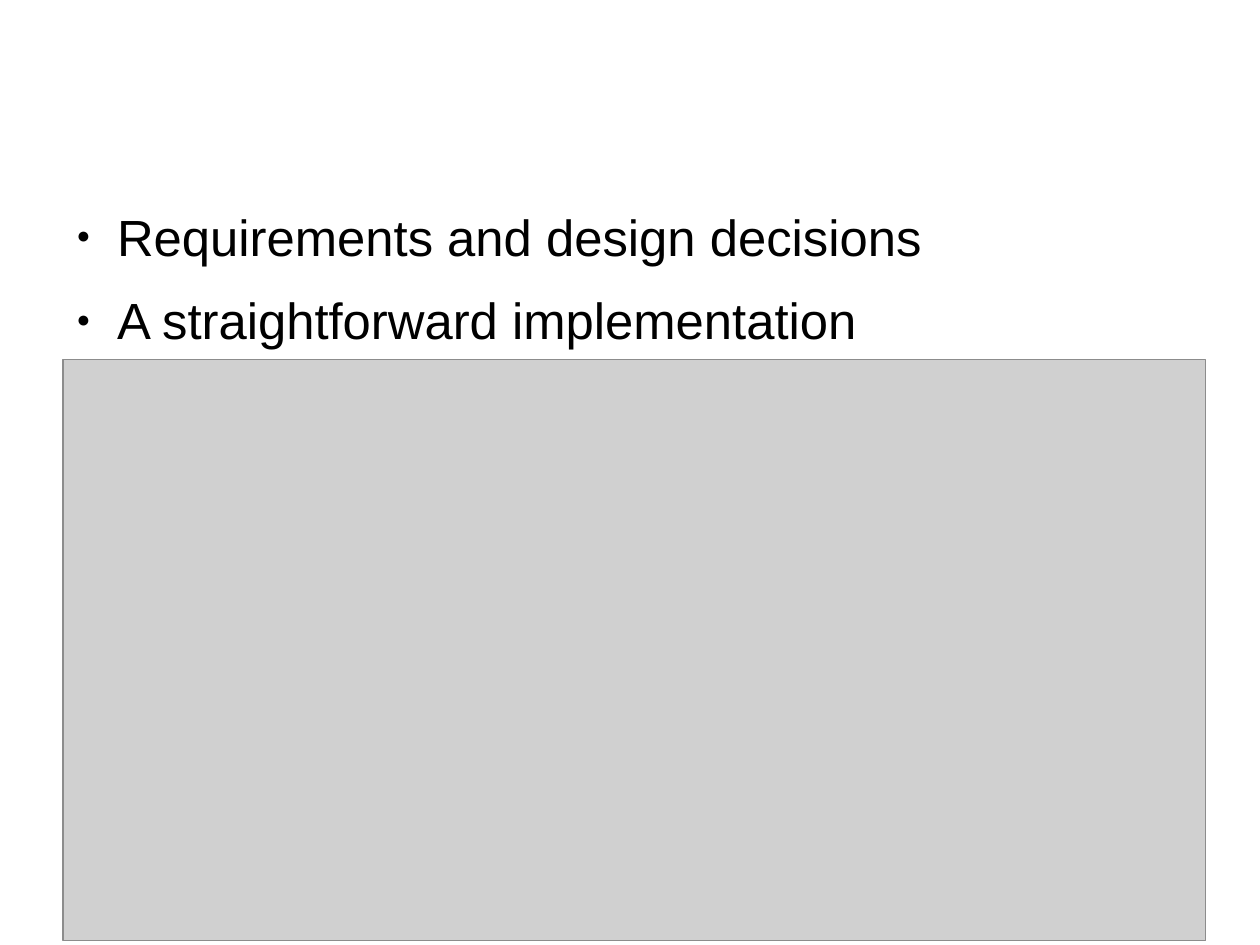
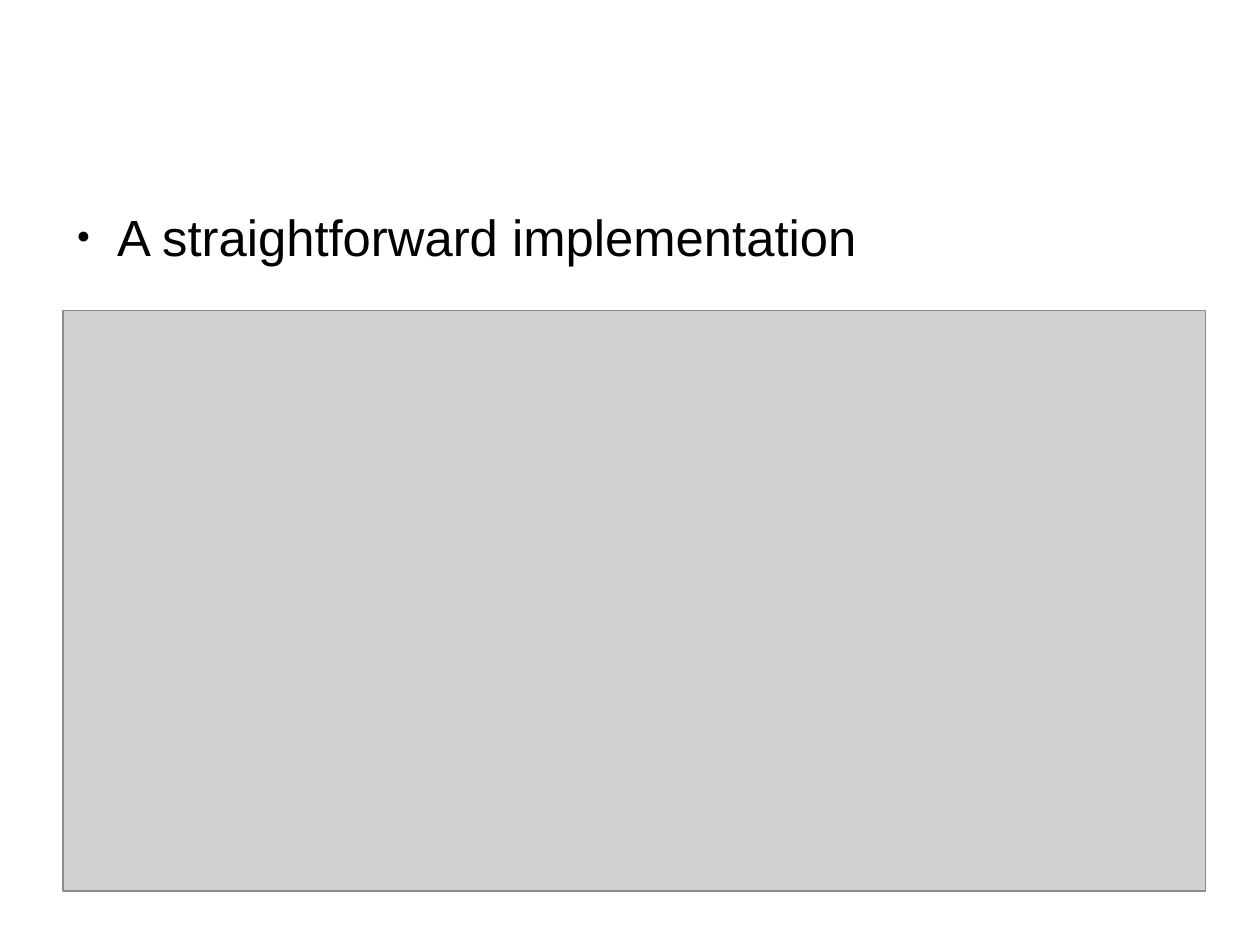
Before and after one commit to forestcheng/cudahmmsearch, a slide deck: slide 12 of thesis/thesisDefense.odp (slide 11 before the commit). Drawn at 1260x945 pixels with LibreOffice and Linux fonts; fonts in the diff are those of the drawing; grey boxes stand for pictures; background and template pictures are left out. Boxes give left, top, right and bottom in pixels: in the first picture for what was removed or moved away, otherwise in the second. Text is boxed around its words. In the diff, an @@ line names an element or a change of style, - is before the commit and + after.

```diff
--- a/thesis/thesisDefense.odp
+++ b/thesis/thesisDefense.odp
@@ text at [117, 219, 922, 266]: paragraph removed @@
-● Requirements and design decisions
@@ picture: place and size @@
-picture at [63, 360, 1206, 941]
+picture at [63, 311, 1206, 892]
```
Also in this commit, not shown: 14 other slides changed, 3 slides added, 1 slide removed, 1 other file.
